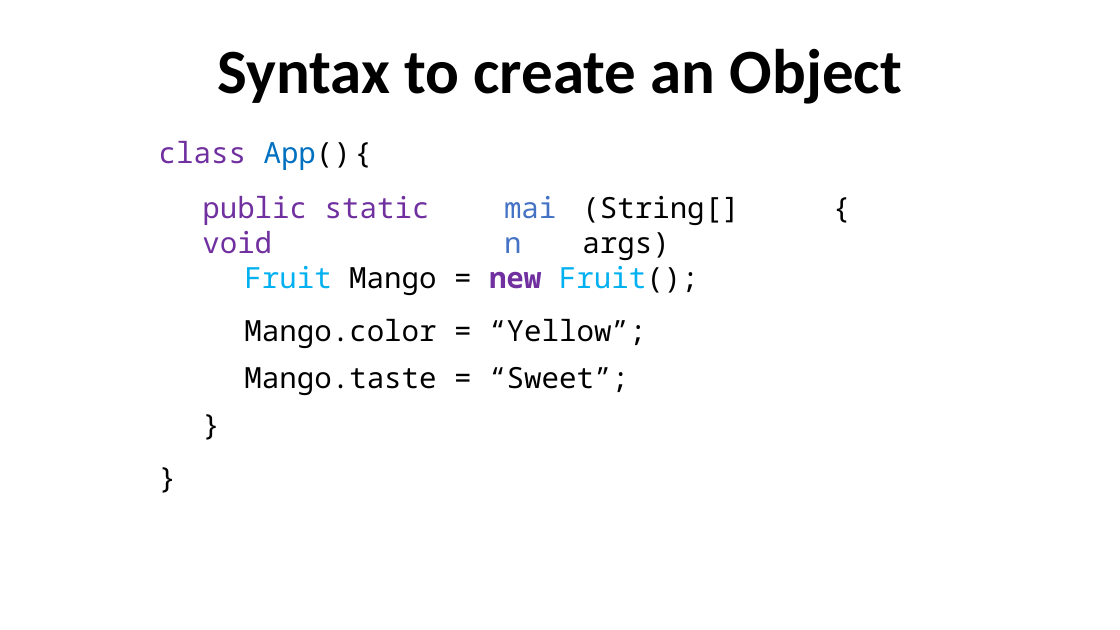
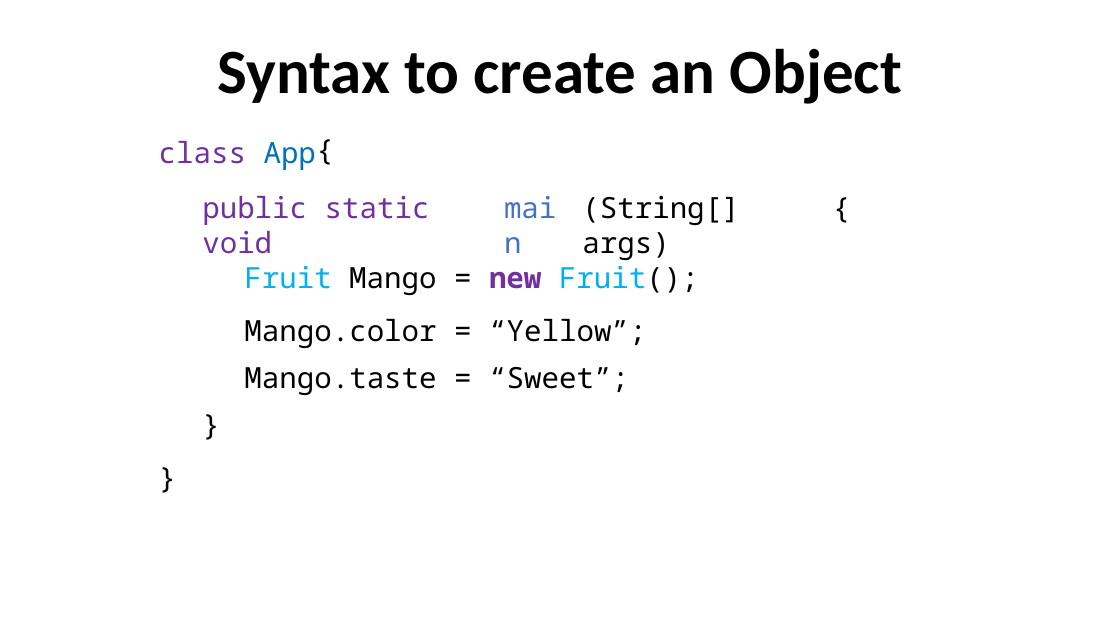
Before and after one commit to robitussin/CCPRGG2L, a slide deck: slide 6 of week_6/Classes and Objects.pptx. Drawn at 1120x630 pixels with LibreOffice and Linux fonts; fonts in the diff are those of the drawing; background and template pictures are left out. Boxes give left, top, right and bottom in pixels: in the first picture for what was removed or moved away, otherwise in the second. Text is boxed around its words. In the diff, an @@ line names an element or a change of style, - is before the commit and + after.

Commit message:
Removed syntax errors

```diff
--- a/week_6/Classes and Objects.pptx
+++ b/week_6/Classes and Objects.pptx
@@ text at box(159, 139, 334, 170): text changed @@
-class App()
+class App
@@ text "{": place and size @@
-text "{" at box(346, 130, 390, 174)
+text "{" at box(308, 128, 352, 171)
```
Also in this commit, not shown: 2 other slides changed, 1 other file.
